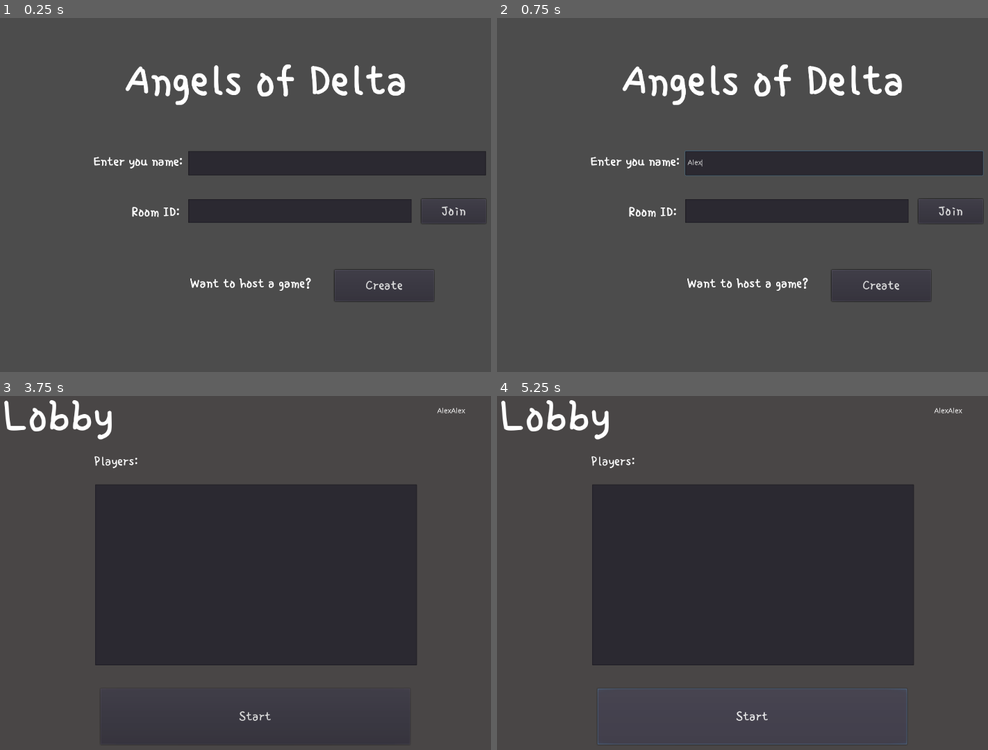
Above: before the commit, frames 1-4 (two rows, left to right).
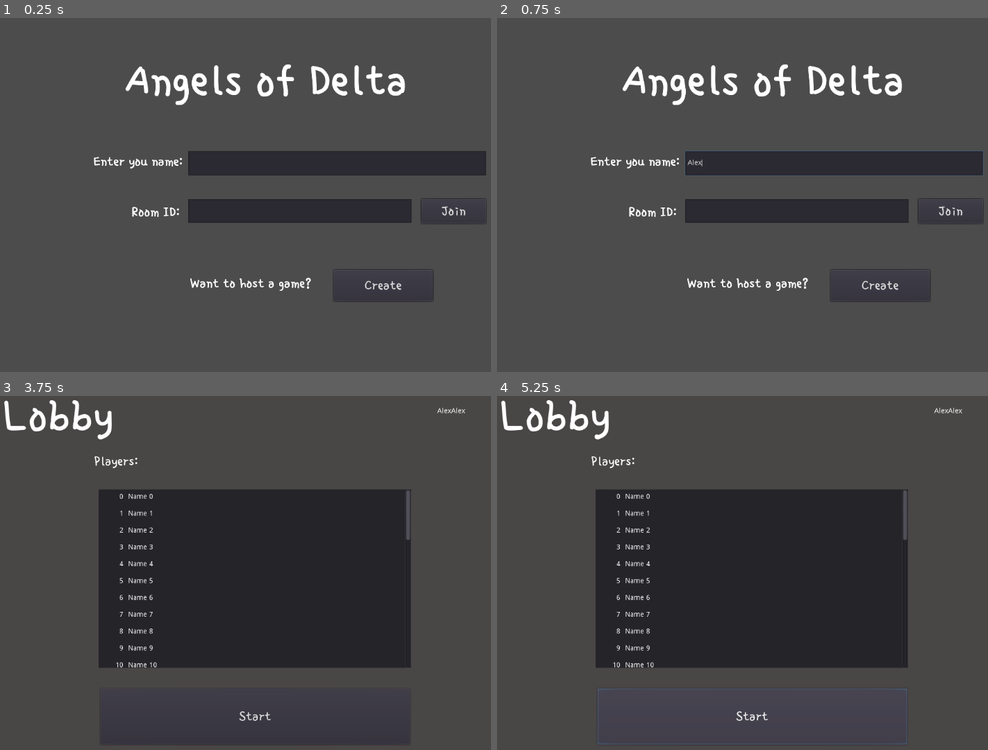
Above: after the commit, the same moments.

Repository: askoki160/angels-of-delta
Game: Godot game, scene res://Scenes/StartScene.tscn
The game is run twice, just before and just after one commit, with the same random seed, the same clock (stepped at 60 frames per second) and the same inputs.
Inputs (mouse positions are in pixels of both pictures, inside the frame that each line leads up to):
- Up to frame 1 (0.25 s): no input
- Up to frame 2 (0.75 s): click (835, 163) at 0.52 s; type "Alex" at 0.6 s
- Up to frame 3 (3.75 s): click (299, 590) at 0.75 s; type "12" at 0.83 s; click (338, 541) at 0.98 s; type "Alex" at 1.07 s; click "Create" at 1.25 s; click "Create" at 2 s; click "Create" at 2.75 s; click "Join" at 3.5 s
- Up to frame 4 (5.25 s): click "Create" at 4.25 s; click "Start" at 5 s

The runs differ from the first frame. In frame 1, 0.1% of the frame differs, in the area x 68-89%, y 71-80%; in frame 2, 0.1%; in frame 3, 2.6%, in the area x 19-85%, y 25-77%; in frame 4, 2.6%.

Commit message:
Added scroll list of players in lobby

Diff:
--- a/Scenes/LobbyScene.tscn
+++ b/Scenes/LobbyScene.tscn
@@ -38,16 +38,6 @@
 "_edit_use_anchors_": false
 }
 
-[node name="PlayerList" type="ItemList" parent="."]
-margin_left = 207.0
-margin_top = 200.804
-margin_right = 856.0
-margin_bottom = 565.804
-select_mode = 1
-__meta__ = {
-"_edit_use_anchors_": false
-}
-
 [node name="PlayersLabel" type="Label" parent="."]
 margin_left = 205.385
 margin_top = 138.549
@@ -67,3 +57,27 @@
 __meta__ = {
 "_edit_use_anchors_": false
 }
+
+[node name="Panel" type="Panel" parent="."]
+margin_left = 213.933
+margin_top = 211.0
+margin_right = 843.933
+margin_bottom = 571.0
+__meta__ = {
+"_edit_use_anchors_": false
+}
+
+[node name="ScrollContainer" type="ScrollContainer" parent="Panel"]
+margin_right = 630.0
+margin_bottom = 360.0
+__meta__ = {
+"_edit_use_anchors_": false
+}
+
+[node name="list" type="VBoxContainer" parent="Panel/ScrollContainer"]
+margin_right = 600.0
+margin_bottom = 320.0
+rect_min_size = Vector2( 600, 320 )
+__meta__ = {
+"_edit_use_anchors_": false
+}
--- /dev/null
+++ b/Scenes/PlayerItem.tscn
@@ -0,0 +1,25 @@
+[gd_scene format=2]
+
+[node name="ListItem" type="Panel"]
+margin_right = 190.0
+margin_bottom = 30.0
+
+[node name="Order" type="Label" parent="."]
+margin_right = 50.0
+margin_bottom = 30.0
+text = "1#"
+align = 2
+valign = 1
+__meta__ = {
+"_edit_use_anchors_": false
+}
+
+[node name="Name" type="Label" parent="."]
+margin_left = 60.0
+margin_right = 190.0
+margin_bottom = 30.0
+text = "asdasd"
+valign = 1
+__meta__ = {
+"_edit_use_anchors_": false
+}
--- a/Scenes/StartScene.tscn
+++ b/Scenes/StartScene.tscn
@@ -88,9 +88,9 @@
 }
 
 [node name="CreateButton" type="Button" parent="."]
-margin_left = 689.507
+margin_left = 688.075
 margin_top = 530.976
-margin_right = 889.507
+margin_right = 888.075
 margin_bottom = 593.976
 rect_min_size = Vector2( 200, 0 )
 custom_fonts/font = ExtResource( 1 )
--- a/Scripts/Lobby.gd
+++ b/Scripts/Lobby.gd
@@ -1,9 +1,21 @@
 extends Node2D
+
+const PlayerItem = preload("res://Scenes/PlayerItem.tscn")
+
+func addItem(itemIndex, itemName):
+	var item = PlayerItem.instance()
+	item.get_node("Name").text = itemName
+	item.get_node("Order").text = itemIndex
+	item.rect_min_size = Vector2(130, 30)
+	$Panel/ScrollContainer/list.add_child(item)
 
 func _ready():
 	get_tree().connect('network_peer_disconnected', self, '_on_player_disconnected')
 	get_tree().connect('server_disconnected', self, '_on_server_disconnected')
 
+	for i in range(40):
+		var it = str(i)
+		addItem(it, "Name " + it)
 	#var new_player = preload('res://player/Player.tscn').instance()
 	#new_player.name = str(get_tree().get_network_unique_id())
 	#new_player.set_network_master(get_tree().get_network_unique_id())
--- a/Scripts/StartScene.gd
+++ b/Scripts/StartScene.gd
@@ -21,6 +21,10 @@
 	# Alternatively, you could check get_peer(1).get_available_packets() in a loop.
 	_client.connect("data_received", self, "_on_data")
 	_client.connect("peer_packet", self, "_on_data")
+
+
+
+func init_connection():
 	# Initiate connection to the given URL.
 	var err = _client.connect_to_url(websocket_url)
 	if err != OK:
@@ -28,23 +32,11 @@
 		set_process(false)
 	print("connected: ", err)
 
-
 # start game
 func _on_CreateButton_pressed():
-	var payload_dict = {
-		"name": _player_name
-	}
-	_client.get_peer(1).put_packet(to_json(payload_dict).to_utf8())
-#		$HTTPRequest.request("http://localhost:8000/custom/?format=json")
+	init_connection()
 
-#func _on_HTTPRequest_request_completed(result, response_code, headers, body ):
-#	var json = JSON.parse(body.get_string_from_utf8())
-#	print(json.result)
-#	if _player_name == "":
-#		return
-#	Network.create_server(_player_name)
-#	_load_game()
-	# Global.goto_scene("res://Scenes/MainScene.tscn")
+
 func _closed(was_clean = false):
 	# was_clean will tell you if the disconnection was correctly notified
 	# by the remote peer before closing the socket.
@@ -57,7 +49,12 @@
 	print("Connected with protocol: ", proto)
 	# You MUST always use get_peer(1).put_packet to send data to server,
 	# and not put_packet directly when not using the MultiplayerAPI.
-	_client.get_peer(1).put_packet("ping".to_utf8())
+	Global.goto_scene("res://Scenes/LobbyScene.tscn")
+	var payload_dict = {
+		"name": _player_name
+	}
+	_client.get_peer(1).put_packet(to_json(payload_dict).to_utf8())
+#	_client.get_peer(1).put_packet("ping".to_utf8())
 
 func _on_data():
 	# Print the received packet, you MUST always use get_peer(1).get_packet
